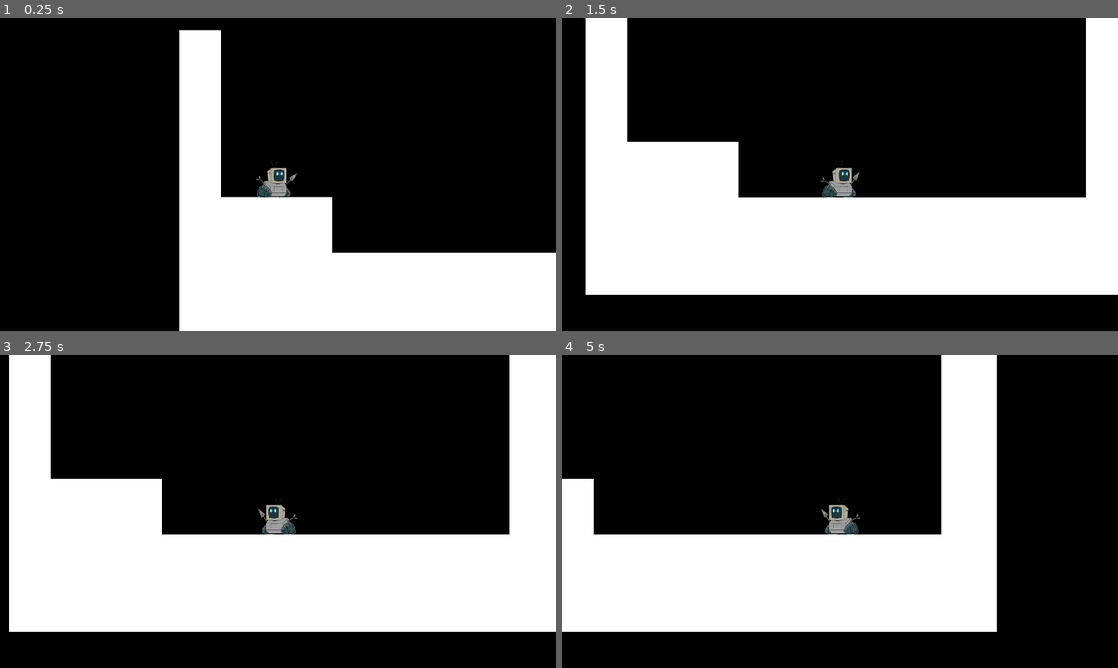
Above: before the commit, frames 1-4 (two rows, left to right).
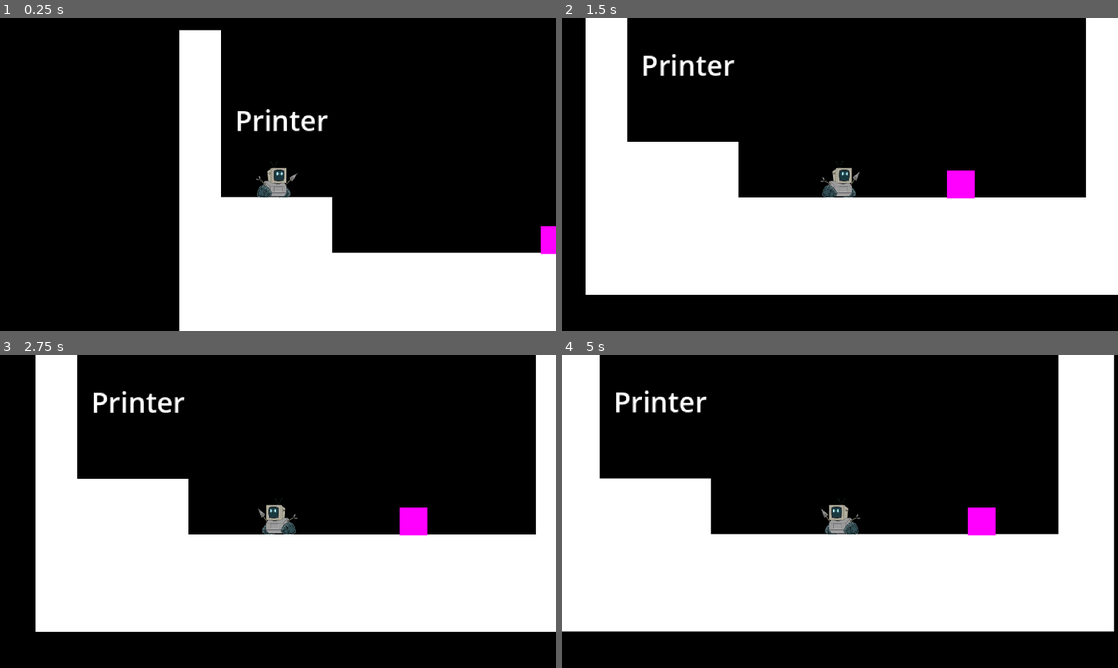
Above: after the commit, the same moments.

Repository: cvr8924/robot-game
Game: Godot game, scene res://SceneZero.tscn
Two runs of this game, one before a commit and one after it. Both use one fixed random seed, a clock stepped at 60 frames per second and the inputs below. This scene is started directly instead of the project's main scene.
Inputs:
- Up to frame 1 (0.25 s): no input
- Up to frame 2 (1.5 s): tap Enter (ui_accept) at 0.5, 0.77 s; hold Right (ui_right) from 0.53 s (still down)
- Up to frame 3 (2.75 s): tap Enter (ui_accept) at 1.52 s; release Right (ui_right) at 2.03 s; hold Left (ui_left) from 2.03 s (still down)
- Up to frame 4 (5 s): release Left (ui_left) at 2.78 s; hold Right (ui_right) 2.78-4.28 s; tap Enter (ui_accept) at 3.02, 3.77, 4.52 s; hold Left (ui_left) from 4.28 s (still down)

The runs differ from the first frame. In frame 1, 0.7% of the frame differs, in the area x 42-100%, y 29-76%; in frame 2, 0.9%; in frame 3, 11%; in frame 4, 26%, in the area x 0-100%, y 0-89%.

Commit message:
Dialogue instantiated

Diff:
--- a/SceneZero.tscn
+++ b/SceneZero.tscn
@@ -1,11 +1,18 @@
-[gd_scene load_steps=5 format=3 uid="uid://7j1ap6bcr745"]
+[gd_scene load_steps=8 format=3 uid="uid://7j1ap6bcr745"]
 
 [ext_resource type="PackedScene" uid="uid://cmb1o47l73yc6" path="res://Level_Generic.tscn" id="1_hdif8"]
 [ext_resource type="PackedScene" uid="uid://bcqqb1lh5irjp" path="res://dialogue_area.tscn" id="2_wkxsh"]
 [ext_resource type="PackedScene" uid="uid://bk1kf5jmx26qr" path="res://dialogue_player.tscn" id="3_fhtx4"]
+[ext_resource type="PackedScene" uid="uid://boxnfi65tmbmn" path="res://push_block_generic.tscn" id="4_mgljy"]
 
 [sub_resource type="RectangleShape2D" id="RectangleShape2D_fhtx4"]
-size = Vector2(50, 42)
+size = Vector2(28.5, 48)
+
+[sub_resource type="RectangleShape2D" id="RectangleShape2D_glup0"]
+size = Vector2(20, 42)
+
+[sub_resource type="RectangleShape2D" id="RectangleShape2D_rwx46"]
+size = Vector2(42, 34)
 
 [node name="World" instance=ExtResource("1_hdif8")]
 
@@ -15,11 +22,36 @@
 [node name="Player" parent="." index="1"]
 position = Vector2(48, 80)
 
-[node name="Dialogue_Area2D" parent="." index="2" instance=ExtResource("2_wkxsh")]
-dialog_key = "Intro"
+[node name="Printer DA" parent="." index="2" instance=ExtResource("2_wkxsh")]
+dialog_key = "S0Printer"
 
-[node name="CollisionShape2D2" type="CollisionShape2D" parent="Dialogue_Area2D" index="1"]
-position = Vector2(192, 112)
+[node name="CollisionShape2D2" type="CollisionShape2D" parent="Printer DA" index="1"]
+position = Vector2(56, 80)
 shape = SubResource("RectangleShape2D_fhtx4")
 
+[node name="Label" type="Label" parent="Printer DA" index="2"]
+offset_left = 32.0
+offset_top = 40.0
+offset_right = 86.0
+offset_bottom = 104.0
+text = "Printer"
+autowrap_mode = 1
+
 [node name="Dialogue_Player" parent="." index="3" instance=ExtResource("3_fhtx4")]
+
+[node name="Door DA" parent="." index="4" instance=ExtResource("2_wkxsh")]
+dialog_key = "S0Door"
+
+[node name="CollisionShape2D2" type="CollisionShape2D" parent="Door DA" index="1"]
+position = Vector2(160, 112)
+shape = SubResource("RectangleShape2D_glup0")
+
+[node name="PushBlockGeneric" parent="." index="5" instance=ExtResource("4_mgljy")]
+position = Vector2(208, 96)
+
+[node name="Breakable DA" parent="PushBlockGeneric" index="3" instance=ExtResource("2_wkxsh")]
+dialog_key = "S0Breakable"
+
+[node name="CollisionShape2D2" type="CollisionShape2D" parent="PushBlockGeneric/Breakable DA" index="1"]
+position = Vector2(8, 8)
+shape = SubResource("RectangleShape2D_rwx46")
--- a/dialogue_player.tscn
+++ b/dialogue_player.tscn
@@ -1,8 +1,10 @@
-[gd_scene load_steps=3 format=3 uid="uid://bk1kf5jmx26qr"]
+[gd_scene load_steps=4 format=3 uid="uid://bk1kf5jmx26qr"]
 
 [ext_resource type="Script" uid="uid://ccc5jbwxnfxu" path="res://dialogue_player.gd" id="1_nqtrn"]
 
 [sub_resource type="PlaceholderTexture2D" id="PlaceholderTexture2D_ixsxa"]
+
+[sub_resource type="LabelSettings" id="LabelSettings_nqtrn"]
 
 [node name="Dialogue_Player" type="CanvasLayer"]
 process_mode = 3
@@ -17,7 +19,8 @@
 [node name="Label" type="Label" parent="."]
 visible = false
 offset_top = 120.0
-offset_right = 200.0
-offset_bottom = 169.0
+offset_right = 320.0
+offset_bottom = 184.0
 text = "This is some test text to show auto wrap"
+label_settings = SubResource("LabelSettings_nqtrn")
 autowrap_mode = 3
--- a/json/engl_dialogue.json
+++ b/json/engl_dialogue.json
@@ -1,3 +1,16 @@
 {
-	"Intro":["Hello World","This is a dialogue test"]
+	"Intro": [
+		"Hello World",
+        "This is a dialogue test"
+	],
+	"S0Printer": [
+        "The Printer"
+	],
+	"S0Door": [
+		"This sturdy door has been welded shut.",
+        "It seems you will need to find another way to progress"
+	],
+	"S0Breakable": [
+        "This object seems breakable"
+	]
 }
